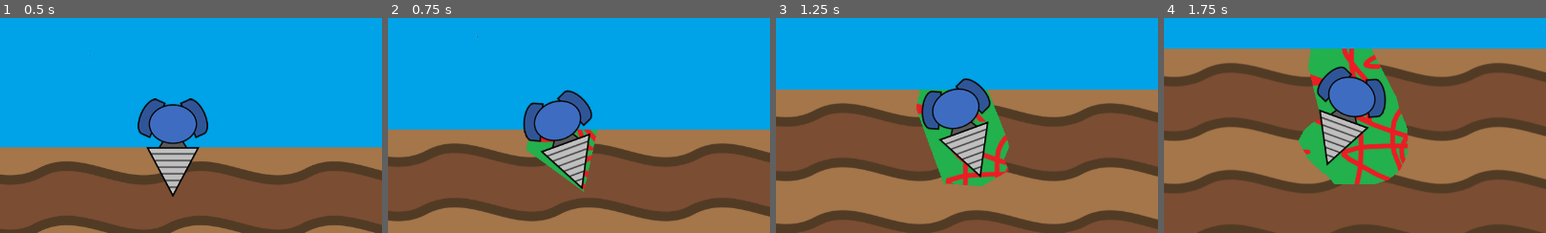
Above: before the commit, frames 1-4 (left to right).
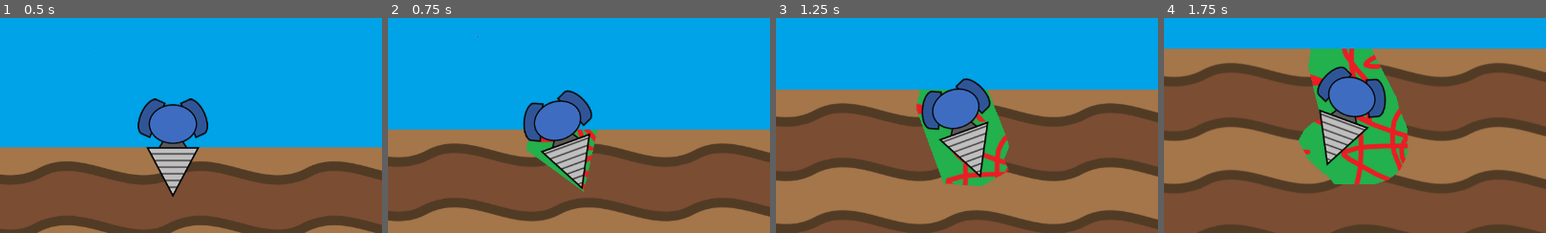
Above: after the commit, the same moments.

Repository: aNotSoCleverName/mechanicore
Game: Godot game, scene res://Main.tscn
Two runs of this game, one before a commit and one after it. Both use one fixed random seed, a clock stepped at 60 frames per second and the inputs below.
Inputs:
- Up to frame 1 (0.5 s): no input
- Up to frame 2 (0.75 s): tap Enter (ui_accept) at 0.5 s; hold Right (ui_right) from 0.53 s (still down)
- Up to frame 3 (1.25 s): keep holding Right (ui_right); tap Enter (ui_accept) at 0.77 s
- Up to frame 4 (1.75 s): release Right (ui_right) at 1.28 s; hold Left (ui_left) from 1.28 s (still down); tap Enter (ui_accept) at 1.52 s
The pictures show only the part of the screen within x 12-62%, y 5-55%; the shares and areas given below are measured in that part.

Frame 1 is identical in both runs. In frame 2, 0.8% of the frame differs, in the area x 41-53%, y 55-79%; in frame 3, 0.8%; in frame 4, 0.8%.

Commit message:
Drill speed now affects animation speed

Diff:
--- a/Endless Run/Drill/Drill.gd
+++ b/Endless Run/Drill/Drill.gd
@@ -15,6 +15,9 @@
 		SignalBus_EndlessRun.drill_change_dock.emit(_isDocked);
 		if (_isDocked):
 			self._speed = 0;
+			$AnimatedSprite2D.stop();
+		else:
+			$AnimatedSprite2D.play("drill_animation");
 
 var _minSpeed: float = self.START_SPEED:
 	get:
@@ -39,9 +42,8 @@
 
 		if (_speed == 0):
 			self._isDocked = true;
-			$AnimatedSprite2D.stop();
 		else:
-			$AnimatedSprite2D.play("drill_animation")
+			$AnimatedSprite2D.speed_scale = 1 + (_speed/self.START_SPEED);
 
 var _directionDeg: SignalBus_EndlessRun.EDrillDirection = SignalBus_EndlessRun.EDrillDirection.DOCKED:
 	get:
